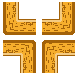
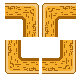
Layered file, before and after one edit (80 × 80). Changes by layer:
added layer "Layer 6" above "Layer 5" over (x1=42, y1=40, x2=76, y2=74)
added layer "Layer 5" above "Layer 4" over (x1=42, y1=3, x2=76, y2=37)
painted on "Layer 4" over (x1=5, y1=3, x2=75, y2=73)
painted on "Layer 3" over (x1=5, y1=2, x2=75, y2=74)
removed layer "Layer 2" over (x1=3, y1=40, x2=36, y2=73)
removed layer "Layer 1" over (x1=3, y1=2, x2=36, y2=35)
